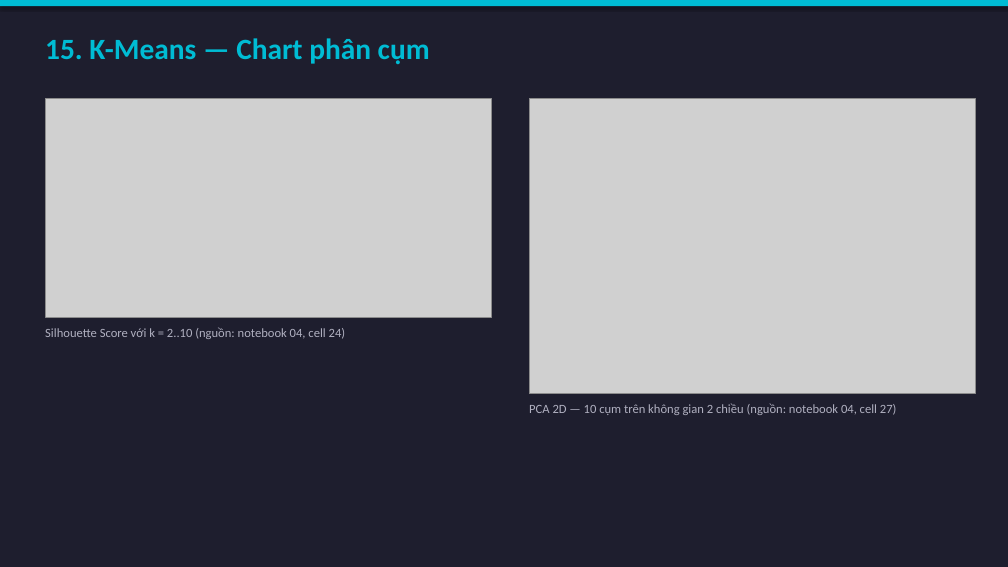
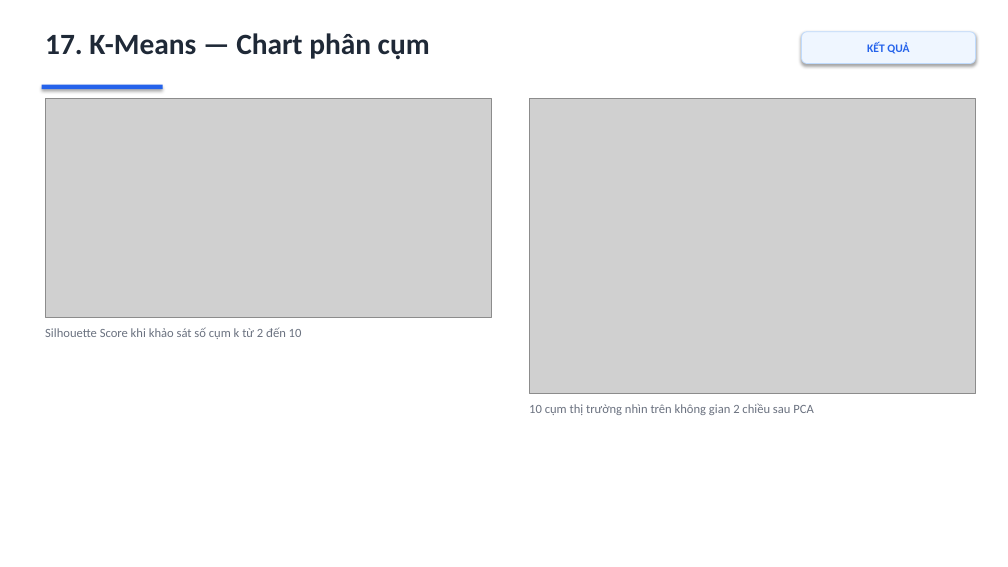
Before and after one commit to ThuyLoiLerning/KhoaHocDuLieu, a slide deck: slide 17 of reports/slides/TrinhBay_ChuyenDe4.pptx (slide 15 before the commit). Drawn at 1008x567 pixels with LibreOffice and Linux fonts; fonts in the diff are those of the drawing; grey boxes stand for pictures. Boxes give left, top, right and bottom in pixels: in the first picture for what was removed or moved away, otherwise in the second. Text is boxed around its words. In the diff, an @@ line names an element or a change of style, - is before the commit and + after.

```diff
--- a/reports/slides/TrinhBay_ChuyenDe4.pptx
+++ b/reports/slides/TrinhBay_ChuyenDe4.pptx
@@ background #1E1E2E to #FFFFFF @@
@@ rectangle removed at (0,0,1008,6) @@
@@ text at (45,33,430,59): text changed; text colour #00BCD4 to #1F2937 @@
-15. K-Means — Chart phân cụm
+17. K-Means — Chart phân cụm
@@ rounded rectangle added at (802,32,975,64), fill #EFF6FF, outline #BFDBFE 0.75 pt, 11 pt, text #2563EB, bold @@
+KẾT QUẢ
@@ rectangle added at (42,85,163,89), fill #2563EB @@
@@ text at (45,327,302,339): text changed; text colour #B0B0C0 to #6B7280 @@
-Silhouette Score với k = 2..10 (nguồn: notebook 04, cell 24)
+Silhouette Score khi khảo sát số cụm k từ 2 đến 10
@@ text at (529,403,813,415): text changed; text colour #B0B0C0 to #6B7280 @@
-PCA 2D — 10 cụm trên không gian 2 chiều (nguồn: notebook 04, cell 27)
+10 cụm thị trường nhìn trên không gian 2 chiều sau PCA
```
Also in this commit, not shown: 14 other slides changed, 8 slides added, 5 slides removed, 10 other files.
